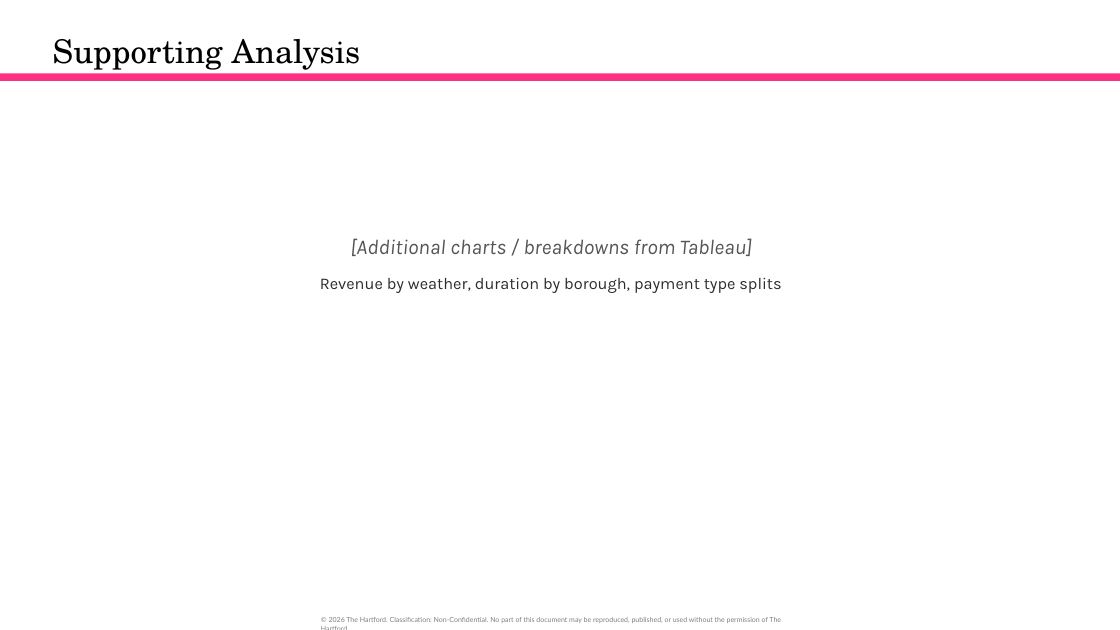
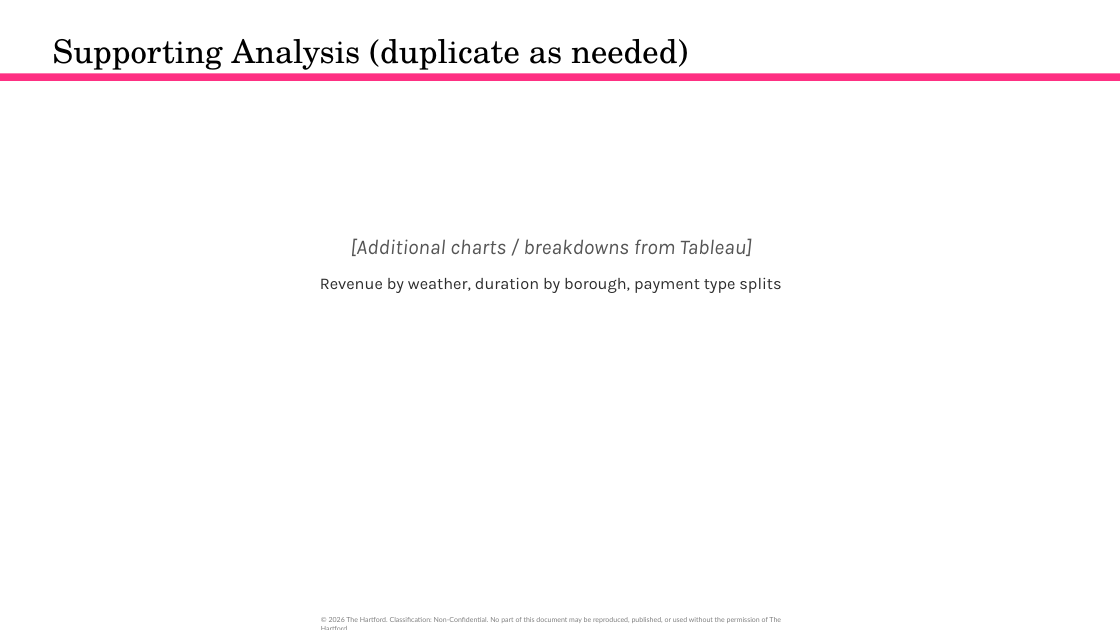
Before and after one commit to orlandojmarin/nyc-taxi-capstone, a slide deck: slide 16 of docs/Capstone_Presentation.pptx. Drawn at 1120x630 pixels with LibreOffice and Linux fonts; fonts in the diff are those of the drawing. Boxes give left, top, right and bottom in pixels: in the first picture for what was removed or moved away, otherwise in the second. Text is boxed around its words. In the diff, an @@ line names an element or a change of style, - is before the commit and + after.

```diff
--- a/docs/Capstone_Presentation.pptx
+++ b/docs/Capstone_Presentation.pptx
@@ title at (53,39,688,74): text changed @@
-Supporting Analysis
+Supporting Analysis (duplicate as needed)
```
